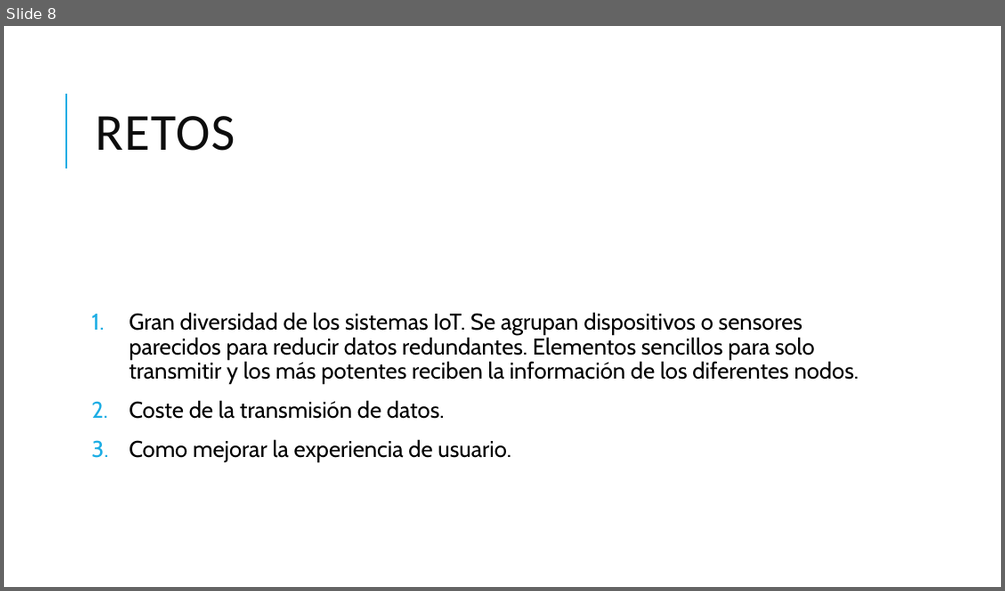
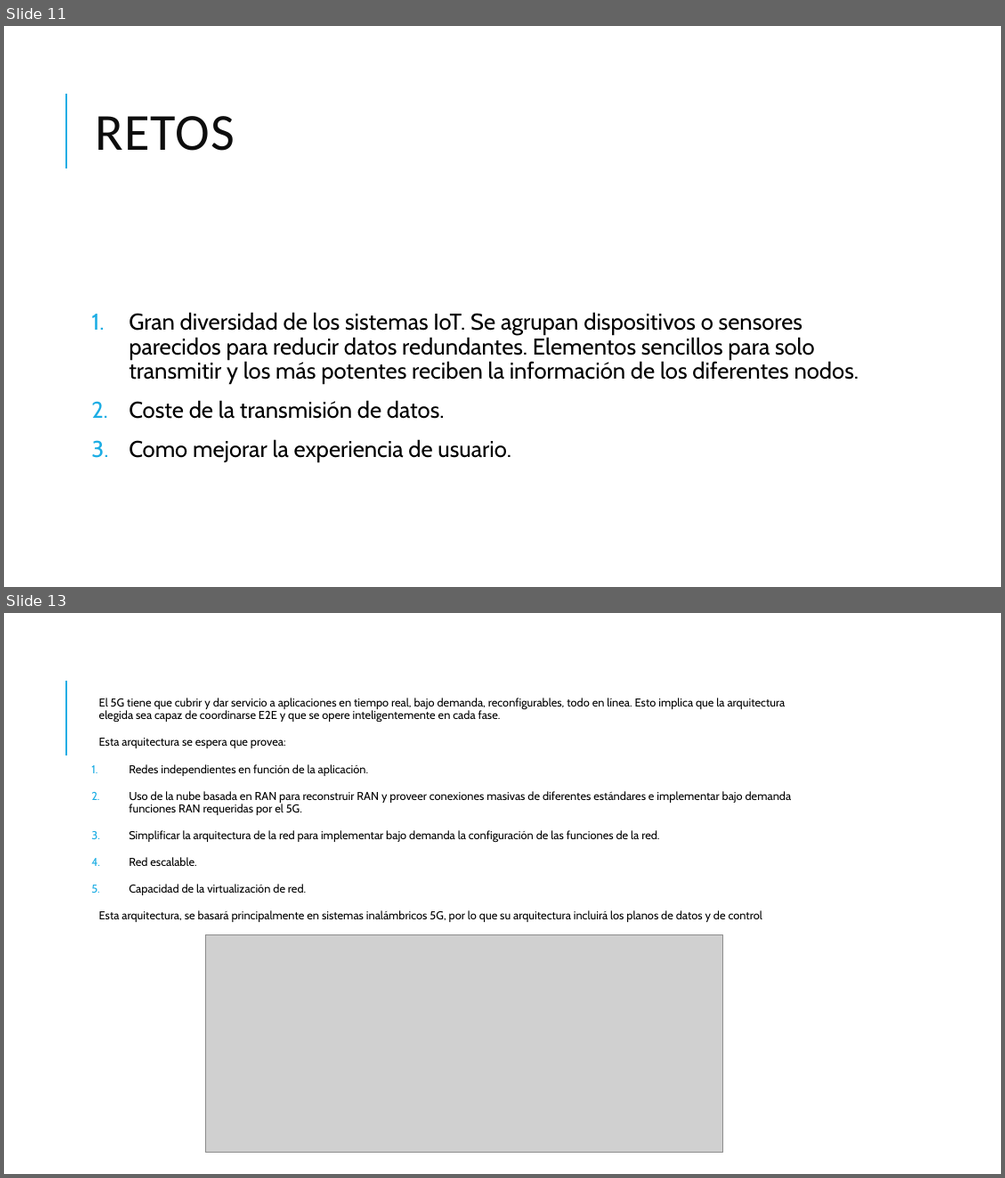
Before and after one commit to Jorjo80/TFM, a slide deck: 1ªInvestigacion/5g.pptx. Shown one above the other, each under a label of ours: slide 8 before the commit, slides 11 and 13 after it; the slides between them are not shown. The pictures are 1005x591 and 1005x1178 pixels, drawn with LibreOffice and Linux fonts; fonts in the diff are those of the drawing; grey boxes stand for pictures. Boxes give left, top, right and bottom in pixels: in the first picture for what was removed or moved away, otherwise in the second. Text is boxed around its words. In the diff, an @@ line names an element or a change of style, - is before the commit and + after.

```diff
--- a/1ªInvestigacion/5g.pptx
+++ b/1ªInvestigacion/5g.pptx
@@ slide 13 added at (x1=4, y1=613, x2=1001, y2=1174), background #FFFFFF; not listed: 1 template element that a slide beside it also shows @@
@@ text added at (x1=99, y1=698, x2=792, y2=922), 11 pt, text #000000 @@
+  El 5G tiene que cubrir y dar servicio a aplicaciones en tiempo real, bajo demanda, reconfigurables, todo en línea. Esto implica que la arquitectura elegida sea capaz de coordinarse E2E y que se opere inteligentemente en cada fase.
+  Esta arquitectura se espera que provea:
+1. Redes independientes en función de la aplicación.
+2. Uso de la nube basada en RAN para reconstruir RAN y proveer conexiones masivas de diferentes estándares e implementar bajo demanda funciones RAN requeridas por el 5G.
+3. Simplificar la arquitectura de la red para implementar bajo demanda la configuración de las funciones de la red.
+4. Red escalable.
+5. Capacidad de la virtualización de red.
+  Esta arquitectura, se basará principalmente en sistemas inalámbricos 5G, por lo que su arquitectura incluirá los planos de datos y de control
@@ picture added at (x1=205, y1=935, x2=723, y2=1153) @@
@@ what was slide 8 is now slide 11 @@
```
Also in this commit, not shown: 3 slides changed, 8 other slides added.
